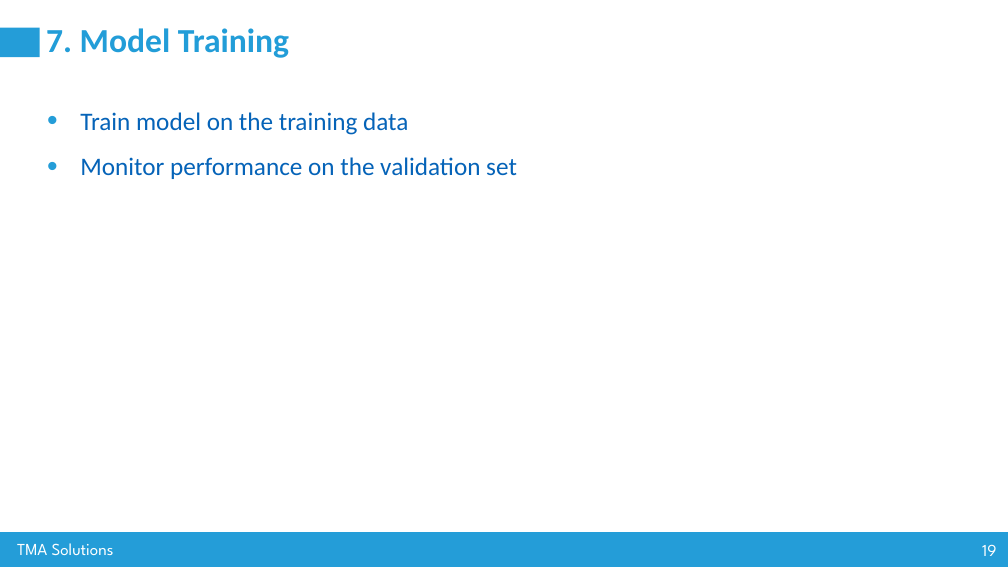
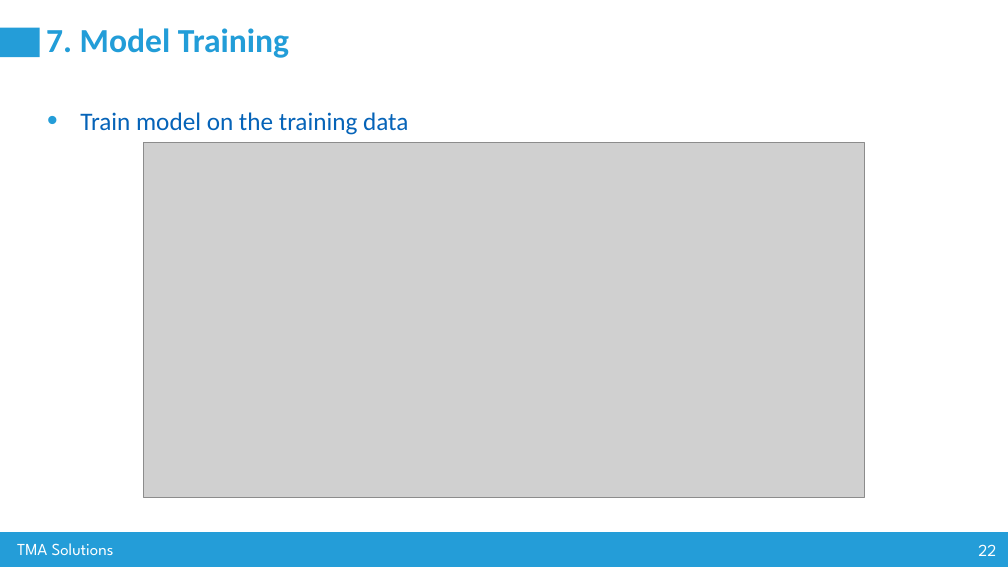
Before and after one commit to nguyenvanhuy0612/DL-1, a slide deck: slide 22 of Workshop-3_AI Advance Training_Group 80.pptx (slide 19 before the commit). Drawn at 1008x567 pixels with LibreOffice and Linux fonts; fonts in the diff are those of the drawing; grey boxes stand for pictures. Boxes give left, top, right and bottom in pixels: in the first picture for what was removed or moved away, otherwise in the second. Text is boxed around its words. In the diff, an @@ line names an element or a change of style, - is before the commit and + after.

```diff
--- a/Workshop-3_AI Advance Training_Group 80.pptx
+++ b/Workshop-3_AI Advance Training_Group 80.pptx
@@ picture added at bbox=[143, 143, 865, 498] @@
@@ text at bbox=[80, 157, 517, 179]: paragraph removed @@
-• Monitor performance on the validation set
@@ page number at bbox=[978, 544, 996, 556]: text changed @@
-19
+22
```
Also in this commit, not shown: 3 other slides changed, 7 slides added, 14 other files.
